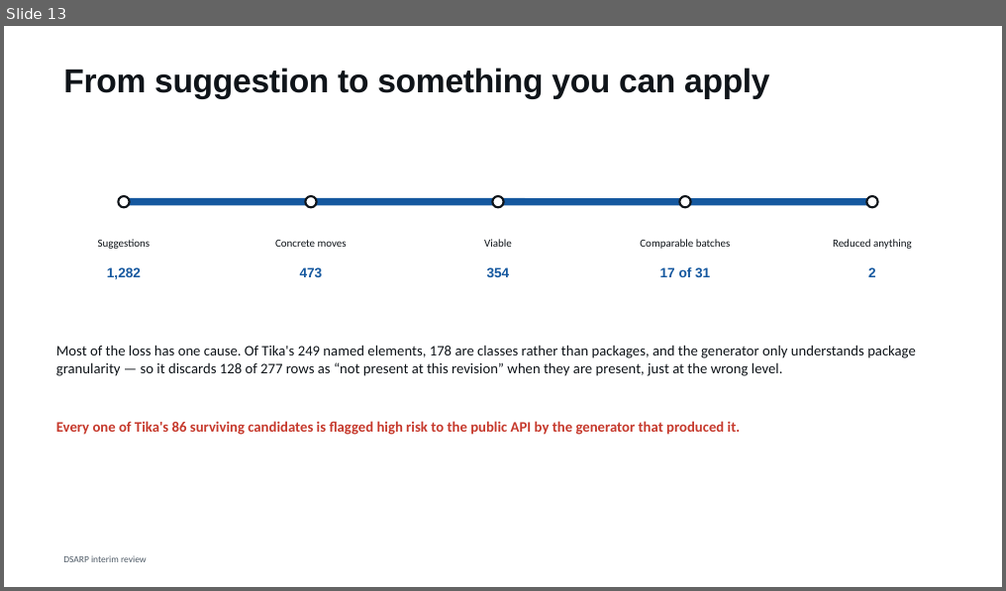
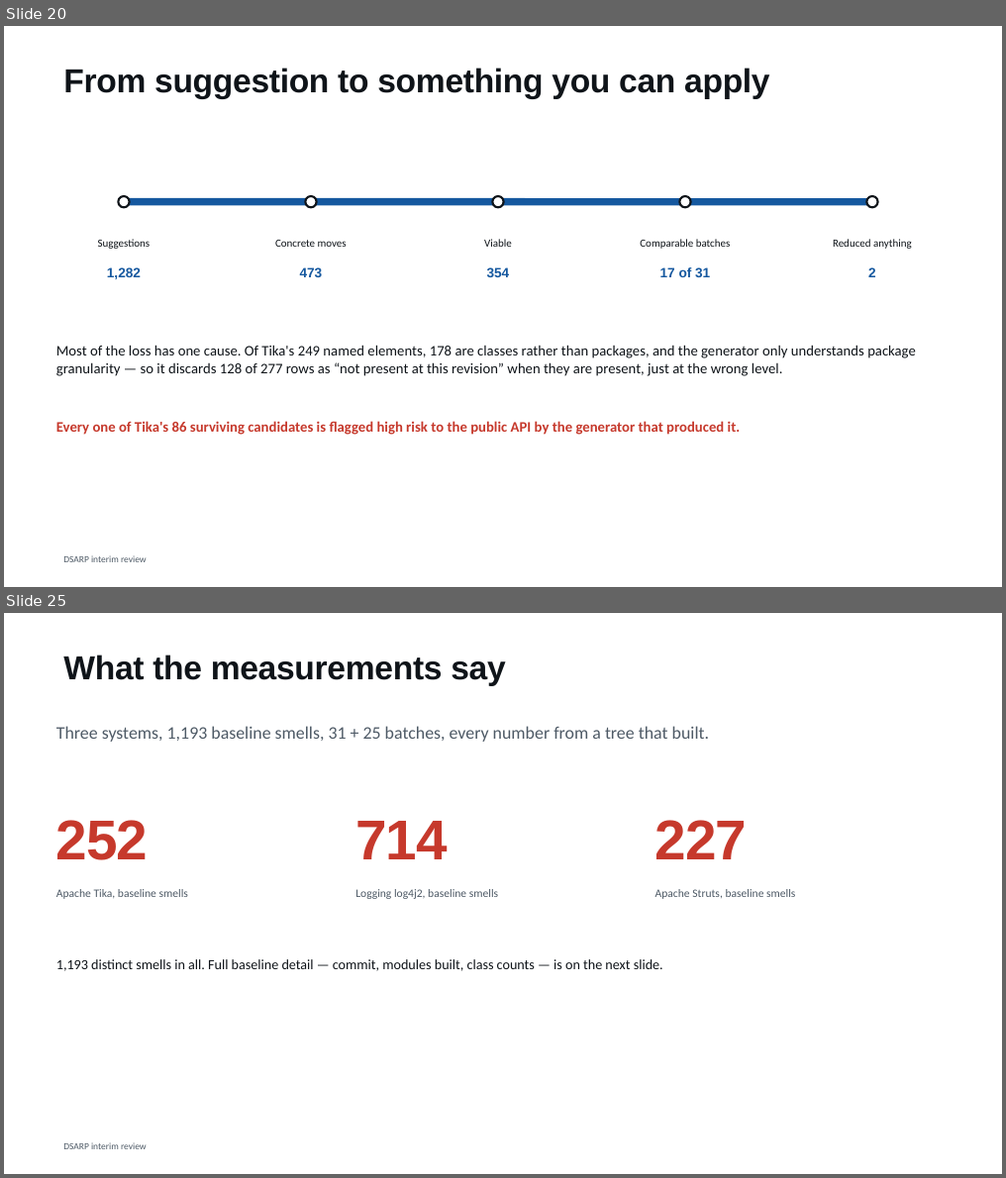
Before and after one commit to shimoriki/DSARPProject, a slide deck: docs/DSARP_interim_review.pptx. Shown one above the other, each under a label of ours: slide 13 before the commit, slides 20 and 25 after it; the slides between them are not shown. The pictures are 1006x591 and 1006x1178 pixels, drawn with LibreOffice and Linux fonts; fonts in the diff are those of the drawing. Boxes give left, top, right and bottom in pixels: in the first picture for what was removed or moved away, otherwise in the second. Text is boxed around its words. In the diff, an @@ line names an element or a change of style, - is before the commit and + after.

```diff
--- a/docs/DSARP_interim_review.pptx
+++ b/docs/DSARP_interim_review.pptx
@@ slide 25 added at (4, 613, 1002, 1174), background #FFFFFF; not listed: 1 template element that a slide beside it also shows @@
@@ title added at (63, 655, 505, 686), 32 pt, text #0F1419, bold @@
+What the measurements say
@@ text added at (56, 726, 709, 742), 17 pt, text #4E5A66 @@
+Three systems, 1,193 baseline smells, 31 + 25 batches, every number from a tree that built.
@@ text added at (56, 820, 149, 861), 54 pt, text #C6392C, bold @@
+252
@@ text added at (655, 820, 747, 860), 54 pt, text #C6392C, bold @@
+227
@@ text added at (355, 821, 448, 860), 54 pt, text #C6392C, bold @@
+714
@@ text added at (56, 889, 188, 899), 11 pt, text #4E5A66 @@
+Apache Tika, baseline smells
@@ text added at (355, 889, 498, 899), 11 pt, text #4E5A66 @@
+Logging log4j2, baseline smells
@@ text added at (655, 889, 795, 899), 11 pt, text #4E5A66 @@
+Apache Struts, baseline smells
@@ text added at (56, 959, 663, 971), 13.5 pt, text #0F1419 @@
+1,193 distinct smells in all. Full baseline detail — commit, modules built, class counts — is on the next slide.
@@ what was slide 13 is now slide 20 @@
```
Also in this commit, not shown: 7 slides changed, 18 other slides added, 1 slide removed, 9 other files.
